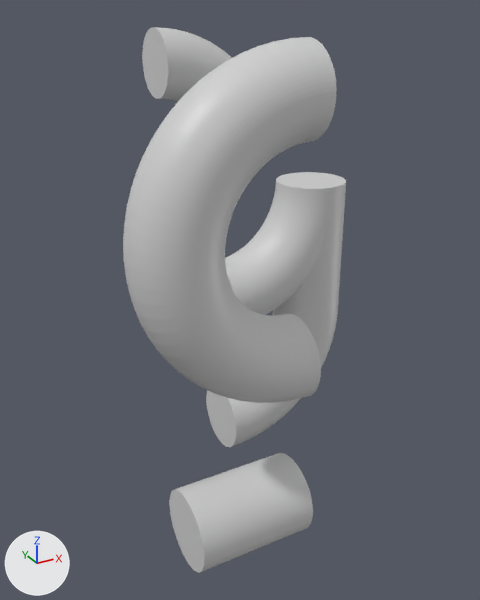
An edit to the COLLADA model assets/models/nine-0.dae, drawn before and after from the same camera.
Camera for both pictures: a 50 mm camera at (-3.93, -7.77, 3.26) aimed at (0.16, -0.32, -0.47). Lighting does not change. The marker at lower left points along +X, +Y and +Z. Where no turn or scale is listed for an object, it has been applied to the vertices.
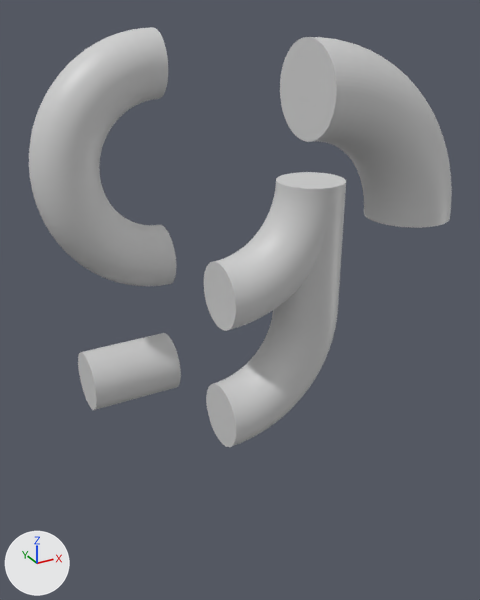
Where the change shows, as pixel boxes (x1, y1, x2, y2) in the pictures (480 x 600 px):
'Curve_72_000', moved: before (123, 37, 336, 275); after (29, 27, 168, 183)
'Curve_72_003', moved: before (124, 258, 321, 403); after (30, 175, 176, 286)
'Curve_72_001', moved: before (142, 27, 232, 101); after (280, 37, 452, 228)
'Stem_72_000', moved: before (169, 453, 313, 573); after (78, 333, 181, 410)
'Curve_72_002', unchanged, uncovered by the edit: (206, 310, 338, 447) in both

The change in detail:
Object 'Stem_72_000' (ob_stem_72_000) moves from (-0.75, -2.0, -2.5) to (-0.75, 2.0, -2.5).
Object 'Curve_72_003' (ob_curve_72_003) moves from (-1.0, -2.0, 0.0) to (-1.0, 2.0, 0.0).
Object 'Curve_72_001' (ob_curve_72_001) moves from (1.0, 2.0, 2.0) to (1.0, -2.0, 2.0).
Object 'Curve_72_000' (ob_curve_72_000) moves from (-1.0, -2.0, 2.0) to (-1.0, 2.0, 2.0).
